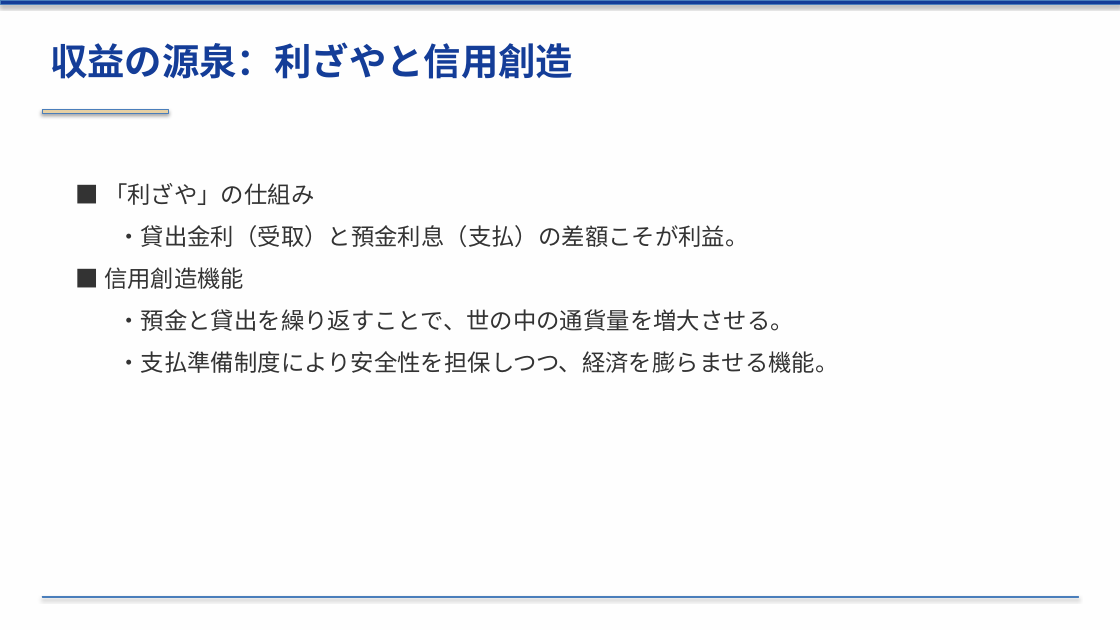
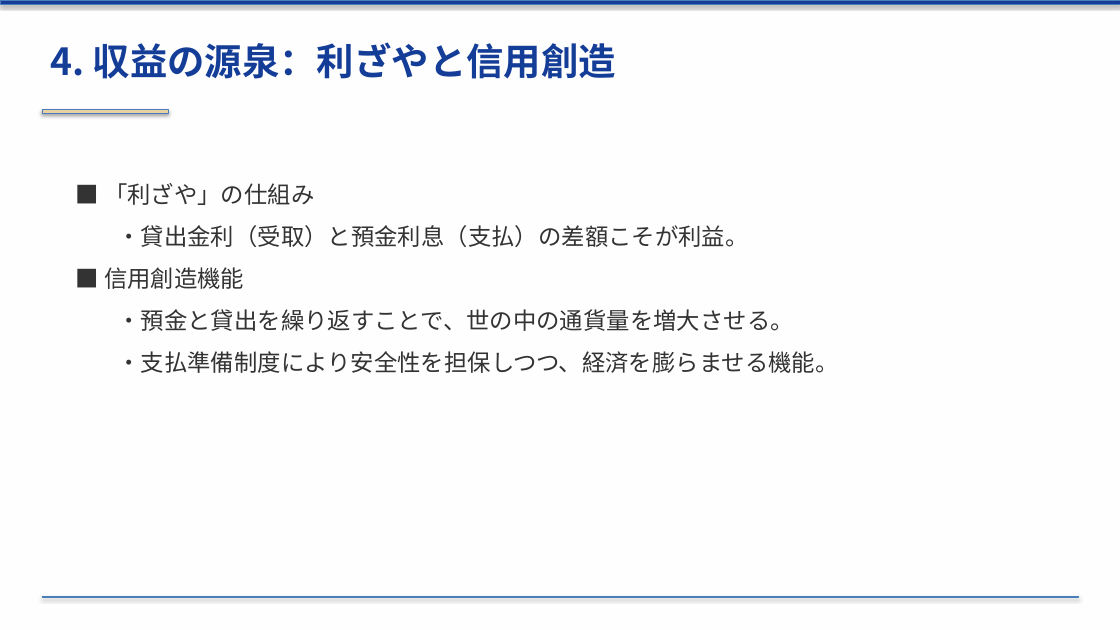
Before and after one commit to xilicrysta/bank-pptx, a slide deck: slide 10 of bank_industry_presentation.pptx. Drawn at 1120x630 pixels with LibreOffice and Linux fonts; fonts in the diff are those of the drawing. Boxes give left, top, right and bottom in pixels: in the first picture for what was removed or moved away, otherwise in the second. Text is boxed around its words. In the diff, an @@ line names an element or a change of style, - is before the commit and + after.

```diff
--- a/bank_industry_presentation.pptx
+++ b/bank_industry_presentation.pptx
@@ text at (50,42,616,79): text changed @@
-収益の源泉：利ざやと信用創造
+4. 収益の源泉：利ざやと信用創造
```
Also in this commit, not shown: 11 other slides changed, 1 other file.
